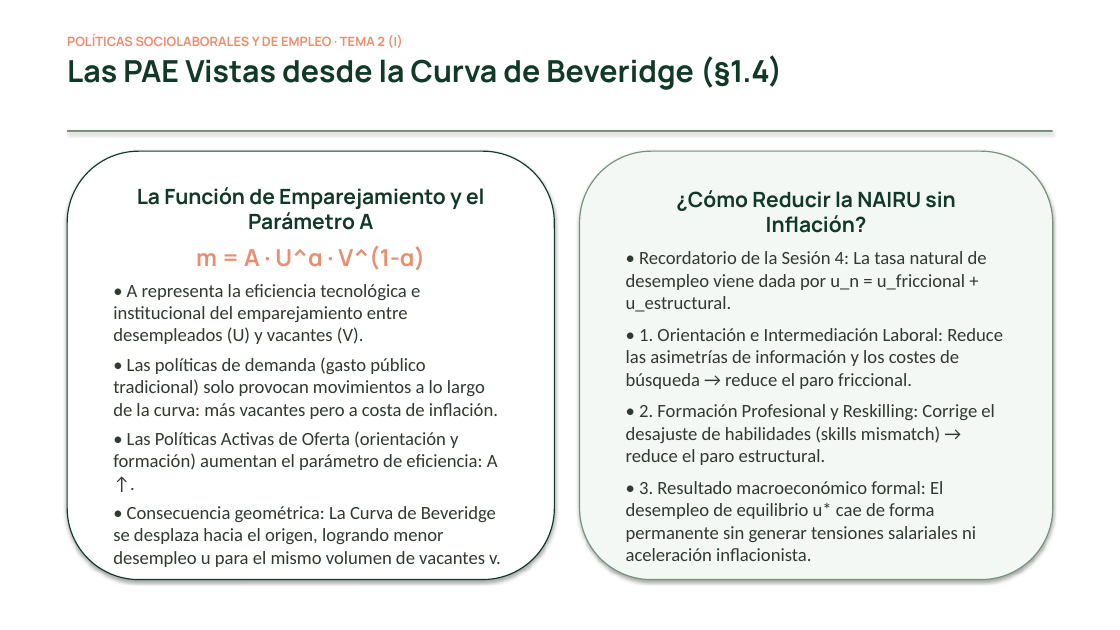
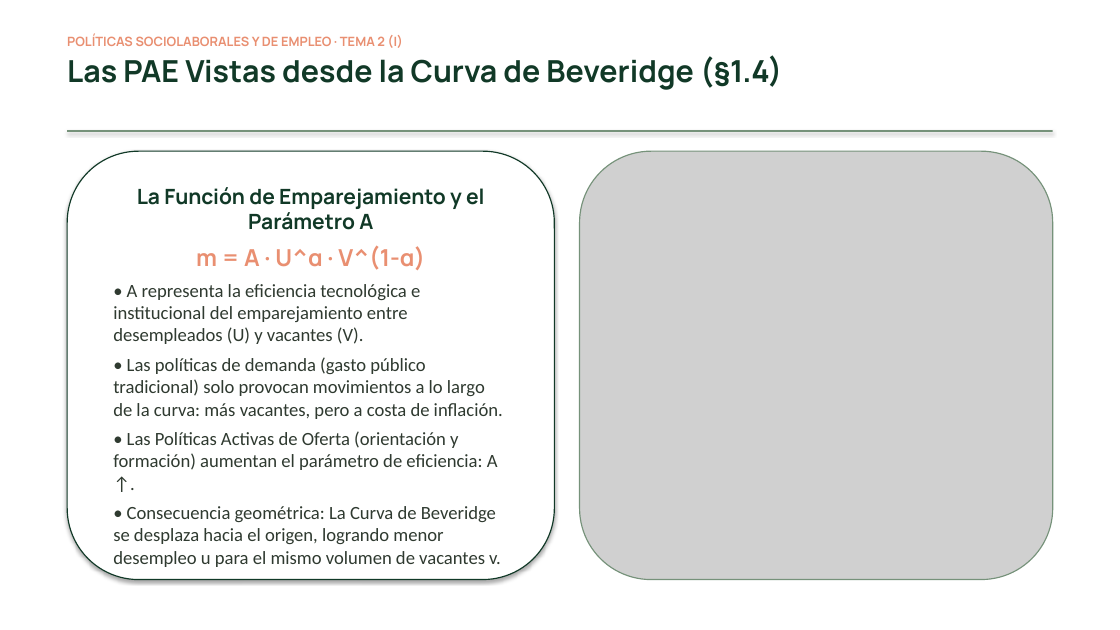
Before and after one commit to mhidper/PSSLL2627, a slide deck: slide 6 of Temas EB/Sesiones EB/Sesion 06/Sesion 06 - Politicas Activas de Empleo.pptx. Drawn at 1120x630 pixels with LibreOffice and Linux fonts; fonts in the diff are those of the drawing; grey boxes stand for pictures. Boxes give left, top, right and bottom in pixels: in the first picture for what was removed or moved away, otherwise in the second. Text is boxed around its words. In the diff, an @@ line names an element or a change of style, - is before the commit and + after.

```diff
--- a/Temas EB/Sesiones EB/Sesion 06/Sesion 06 - Politicas Activas de Empleo.pptx
+++ b/Temas EB/Sesiones EB/Sesion 06/Sesion 06 - Politicas Activas de Empleo.pptx
@@ rounded rectangle removed at box(580, 151, 1053, 580) @@
-¿Cómo Reducir la NAIRU sin Inflación?
-• Recordatorio de la Sesión 4: La tasa natural de desempleo viene dada por u_n = u_friccional + u_estructural.
-• 1. Orientación e Intermediación Laboral: Reduce las asimetrías de información y los costes de búsqueda → reduce el paro friccional.
-• 2. Formación Profesional y Reskilling: Corrige el desajuste de habilidades (skills mismatch) → reduce el paro estructural.
-• 3. Resultado macroeconómico formal: El desempleo de equilibrio u* cae de forma permanente sin generar tensiones salariales ni aceleración inflacionista.
@@ picture added at box(580, 151, 1053, 580) @@
@@ text in rounded rectangle at box(113, 357, 503, 419): text changed @@
-• Las políticas de demanda (gasto público tradicional) solo provocan movimientos a lo largo de la curva: más vacantes pero a costa de inflación.
+• Las políticas de demanda (gasto público tradicional) solo provocan movimientos a lo largo de la curva: más vacantes, pero a costa de inflación.
```
Also in this commit, not shown: 4 other slides changed, 1 slide removed, 5 other files.
